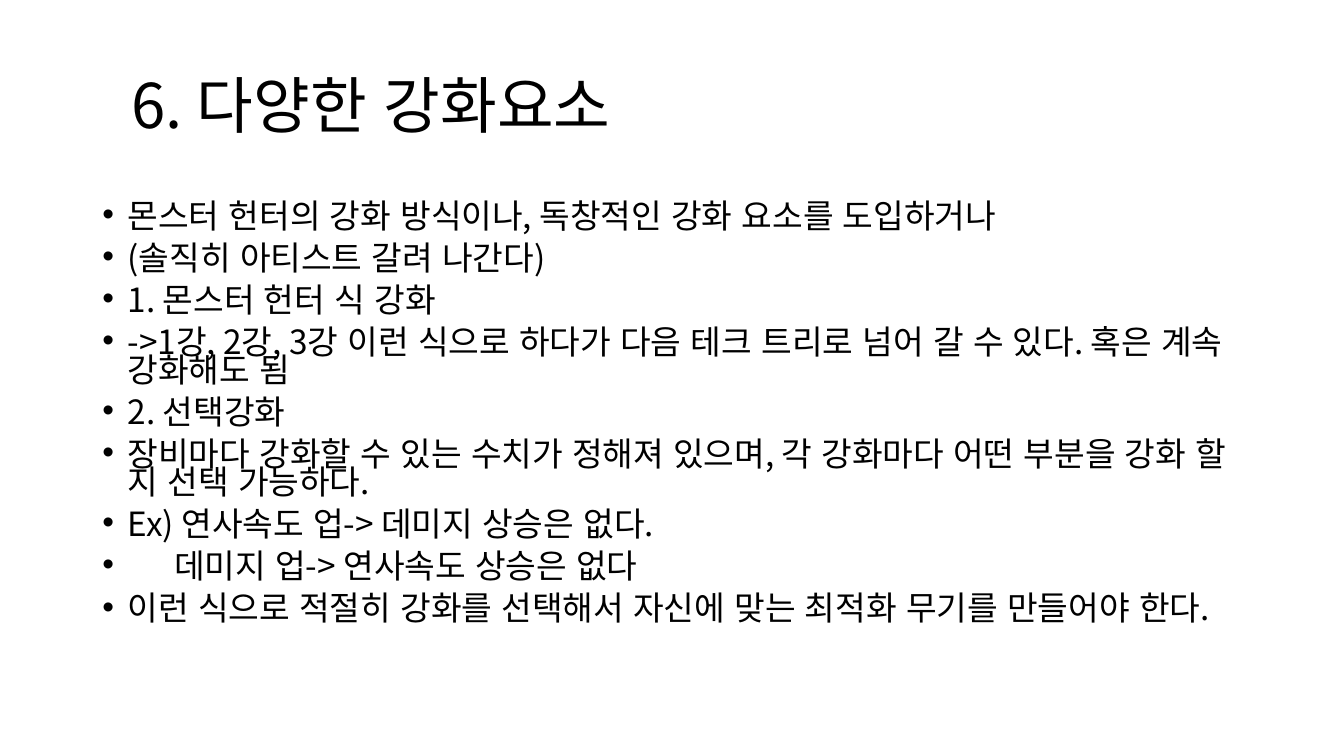
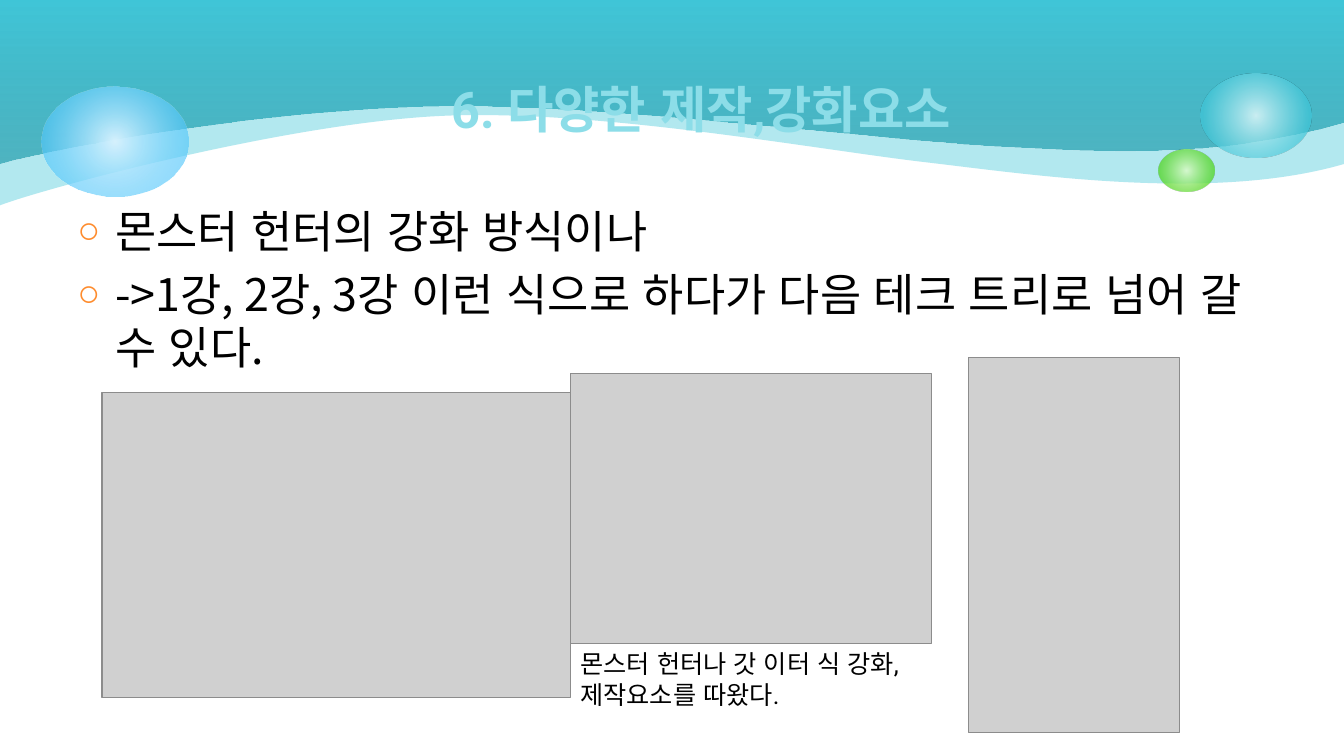
Before and after one commit to csm2652/SEED, a slide deck: slide 21 of 시작기획/슈팅 디팬스.pptx (slide 16 before the commit). Drawn at 1344x756 pixels with LibreOffice and Linux fonts; fonts in the diff are those of the drawing; grey boxes stand for pictures. Boxes give left, top, right and bottom in pixels: in the first picture for what was removed or moved away, otherwise in the second. Text is boxed around its words. In the diff, an @@ line names an element or a change of style, - is before the commit and + after.

```diff
--- a/시작기획/슈팅 디팬스.pptx
+++ b/시작기획/슈팅 디팬스.pptx
@@ freeform shape added at <box>0,0,1344,206</box>, fill #40C6D8 at 40% opacity @@
@@ freeform shape added at <box>0,0,1344,163</box>, fill gradient #249EAE to #40C6D8 @@
@@ ellipse added at <box>41,87,188,197</box>, fill gradient #D6F2FE to #33BDFB @@
@@ title at <box>451,77,951,141</box>: text changed; size 44 to 36 pt; font Noto Sans CJK KR to Roboto; text colour #000000 to gradient #D9F4F7 to #8CDDE8; bold on @@
-6. 다양한 강화요소
+6. 다양한 제작,강화요소
@@ ellipse added at <box>1201,74,1313,157</box>, fill gradient #D9F4F7 to #40C6D8 @@
@@ ellipse added at <box>1158,149,1215,192</box>, fill gradient #DAFACD to #4CD416 @@
@@ text at <box>115,211,1241,368</box>: text changed; size 23.8 to 32 pt @@
-• 몬스터 헌터의 강화 방식이나, 독창적인 강화 요소를 도입하거나
-• (솔직히 아티스트 갈려 나간다)
-• 1. 몬스터 헌터 식 강화
-• ->1강, 2강, 3강 이런 식으로 하다가 다음 테크 트리로 넘어 갈 수 있다. 혹은 계속 강화해도 됨
-• 2. 선택강화
-• 장비마다 강화할 수 있는 수치가 정해져 있으며, 각 강화마다 어떤 부분을 강화 할 지 선택 가능하다.
-• Ex) 연사속도 업-> 데미지 상승은 없다.
-• 데미지 업-> 연사속도 상승은 없다
-• 이런 식으로 적절히 강화를 선택해서 자신에 맞는 최적화 무기를 만들어야 한다.
+○ 몬스터 헌터의 강화 방식이나
+○ ->1강, 2강, 3강 이런 식으로 하다가 다음 테크 트리로 넘어 갈 수 있다.
@@ picture added at <box>969,358,1180,733</box> @@
@@ picture added at <box>571,373,932,643</box> @@
@@ picture added at <box>102,392,571,698</box> @@
@@ text added at <box>580,652,898,706</box>, 18 pt, text #000000 @@
+몬스터 헌터나 갓 이터 식 강화, 제작요소를 따왔다.
```
Also in this commit, not shown: 12 other slides changed, 10 slides added, 5 slides removed.
